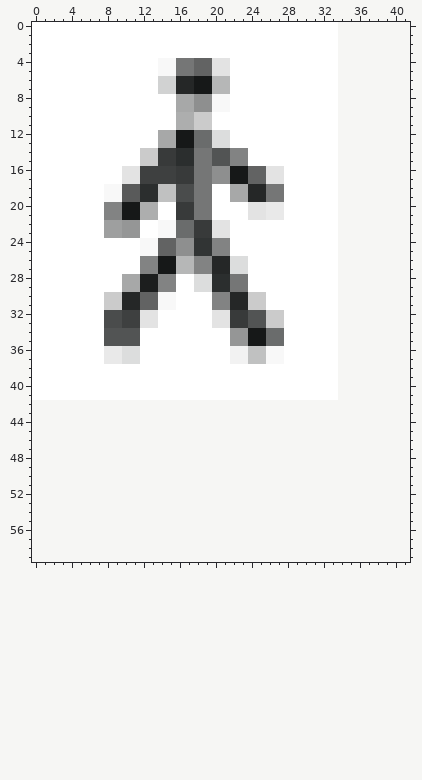
One commit to this pixel-art sprite: app/src/main/res/drawable/ic_pedestrian.png. The first picture shows the starting point.
The file is 34x42 pixels. Colours within 5 levels of each other are drawn and written as one. The old version is drawn lined up with the new one, on the new canvas.
New version:
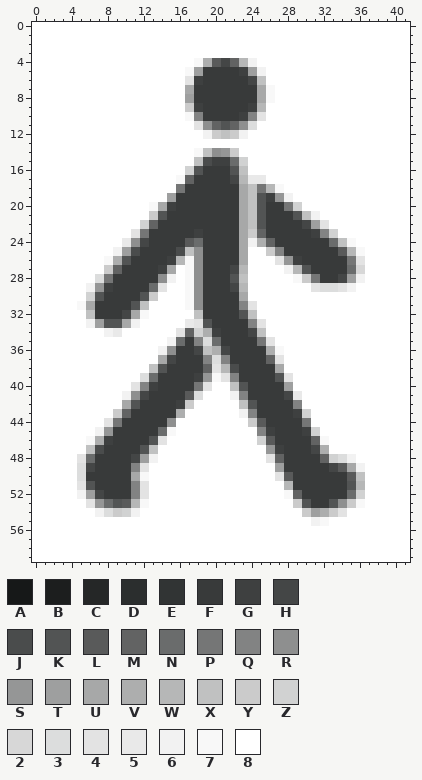
Palette (. is transparent): A #161818  B #1c1e1e  C #252727  D #2b2e2e  E #313434  F #383a3a  G #3e4040  H #444646  J #4a4c4c  K #525454  L #595a5a  M #626363  N #6a6c6c  P #757676  Q #828383  R #8e8f8f  S #959696  T #9e9f9f  U #a7a8a8  V #adaeae  W #b6b7b7  X #c0c1c1  Y #cbcbcb  Z #d1d2d2  2 #d7d7d7  3 #dcdddd  4 #e3e3e3  5 #e9e9e9  6 #f2f2f2  7 #f8f8f8  8 #ffffff
Commit message: Better pedestrian icon
The edit:
canvas 34x42 -> 42x60
Changed rows in their new state; - is an unchanged pixel.
first column x 0:
 0 ----------------------------------88888888
 1 ----------------------------------88888888
 2 ----------------------------------88888888
 3 ----------------------------------88888888
 4 --------------88887VLHMW6---------88888888
 5 --------------8887TFFFFGT6--------88888888
 6 --------------8884GFFFFFHX--------88888888
 7 --------------888UFFFFFFFU7-------88888888
 8 ----------------8TFFFFFFFU7-------88888888
 9 ----------------8YGFFFFFGW--------88888888
10 ----------------87QFFFFGQ4--------88888888
11 ----------------884RMKMR3---------88888888
12 --------------888886YXY6----------88888888
13 --------------88888888------------88888888
14 ------------8888887XRSY8----------88888888
15 ------------888888XJGGNZ----------88888888
16 ----------8888888ZKFFFKX8888------88888888
17 ----------8888887MFFFFHW5588------88888888
18 --------88888888PFFFFFF-XPW7------88888888
19 --------8888888TFFFFFFF-XKGS6-----88888888
20 --------888887UG--FFFFFUXKFFPZ----88888888
21 --------88888YKF--FFFFFUXKFFFKX6--88888888
22 --------8888ZMFFFF--FFFUXKFFFFHT4-88888888
23 --------8884PFFFFFG-FFFUYMFFFFFGQZ88888888
24 ----------5RHFFFFLNFFFFU6VMFFFFFFNX7888888
25 ---------6TJFFFFJXRFFFFU--YQFFFFFFLW788888
26 --------7VKFFFFG-7RFFFFU---4SGFFFFFP488888
27 --------YMFFFFGU87RFFFHW----6WKFFFFN288888
28 -------3PFFFFFR6-7RFFFKX-----7YPFFHT688888
29 ------6SGFFFFN48-7RFFFHW-------43346888888
30 ------ZKFFFFKY88-7RFFFFU88--------88888888
31 -----7UFFFFKX888-7RFFFFQ48--------88888888
32 ------XFFFHU78----XFFF-KX888------88888888
33 ------6TKKU688---54KFF--Q488------88888888
34 --------6588----4MZVGFFFHX88------88888888
35 --------8888---6NFQ3NFFFFP48------88888888
36 --------8888--6RFFHXVHFFFFV-------88888888
37 --------8888--UHFFFQ3QFFFFM4------88888888
38 -------------XKFFFFM4WJFFFFU------88888888
39 ------------3NFFFFGS74QFFFFK4-----88888888
40 -----------4QGFFFFP4--XKFFFFT-----88888888
41 ----------6RHFFFFL3---6QFFFFH5----88888888
42 8888888888UKFFFFGY88888XKFFFFQ888888888888
43 888888888YMFFFFFV8888886QFFFFGZ88888888888
44 888888884PFFFFFR88888888YLFFFFP88888888888
45 88888886SFFFFFN7888888888QGFFFGZ8888888888
46 8888887VGFFFFK48888888888ZLFFFFM7888888888
47 888888XJFFFFKX888888888888SGFFFHV888888888
48 888884NFFFFHT68888888888884MFFFFMZ36888888
49 888883HFFFFQ488888888888888TFFFFFHLU688888
50 888883FFFFFU7888888888888884LFFFFFFLX88888
51 888884KFFFFQ4888888888888888WFFFFFFKW88888
52 888886THFFFQ48888888888888887MFFFFFNZ88888
53 8888884SNKLW78888888888888888YKFFKRY788888
54 888888863YZ6888888888888888888YTVY48888888
55 888888888888888888888888888888867888888888
56 888888888888888888888888888888888888888888
57 888888888888888888888888888888888888888888
58 888888888888888888888888888888888888888888
59 888888888888888888888888888888888888888888
